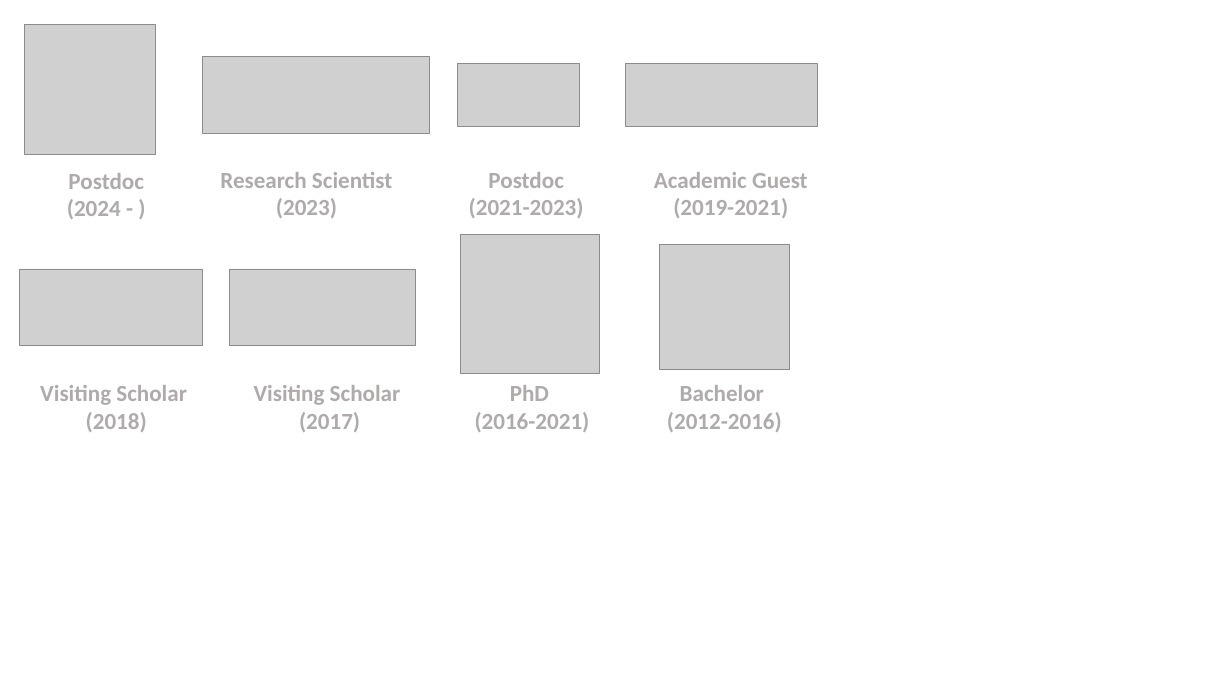
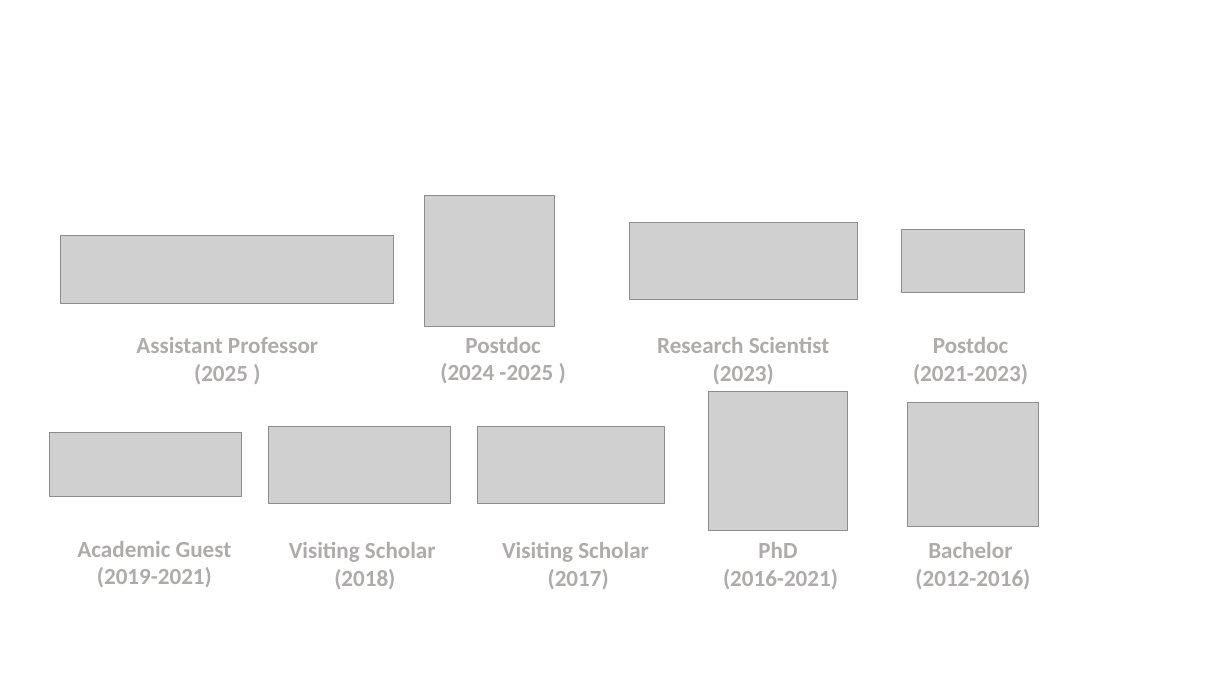
Before and after one commit to XingxingZuo/XingxingZuo.github.io, a slide deck: slide 1 of assets/img/affiliations/compound_logo.pptx. Drawn at 1232x693 pixels with LibreOffice and Linux fonts; fonts in the diff are those of the drawing; grey boxes stand for pictures. Boxes give left, top, right and bottom in pixels: in the first picture for what was removed or moved away, otherwise in the second. Text is boxed around its words. In the diff, an @@ line names an element or a change of style, - is before the commit and + after.

```diff
--- a/assets/img/affiliations/compound_logo.pptx
+++ b/assets/img/affiliations/compound_logo.pptx
@@ picture: place and size @@
-picture at bbox=[25, 25, 155, 155]
+picture at bbox=[424, 196, 555, 326]
@@ picture added at bbox=[61, 236, 395, 304] @@
@@ picture: place and size @@
-picture at bbox=[202, 56, 430, 133]
+picture at bbox=[629, 223, 857, 299]
@@ picture: place and size @@
-picture at bbox=[457, 64, 579, 128]
+picture at bbox=[902, 229, 1024, 293]
@@ text "Postdoc": place and size @@
-text "Postdoc" at bbox=[67, 173, 143, 219]
+text "Postdoc" at bbox=[440, 337, 553, 383]
@@ text "Research Scientist": place and size @@
-text "Research Scientist" at bbox=[220, 172, 392, 218]
+text "Research Scientist" at bbox=[657, 337, 829, 384]
@@ text "Postdoc": place and size @@
-text "Postdoc" at bbox=[469, 172, 584, 218]
+text "Postdoc" at bbox=[913, 337, 1028, 384]
@@ text added at bbox=[136, 337, 318, 384], 18 pt, text #AFABAB, bold @@
+Assistant Professor
+(2025 )
@@ text at bbox=[440, 363, 553, 383]: text changed @@
-(2024 - )
+(2024 -2025 )
@@ 4 pictures: place and size @@
-4 pictures at bbox=[19, 235, 790, 374]
+4 pictures at bbox=[268, 392, 1039, 531]
@@ picture: place and size @@
-picture at bbox=[626, 64, 818, 128]
+picture at bbox=[49, 433, 241, 496]
@@ text "Academic Guest": place and size @@
-text "Academic Guest" at bbox=[654, 172, 808, 218]
+text "Academic Guest" at bbox=[77, 541, 232, 587]
@@ 4 texts: place and size @@
-4 texts at bbox=[40, 385, 782, 432]
+4 texts at bbox=[289, 542, 1030, 589]
```
Also in this commit, not shown: 3 other files.
